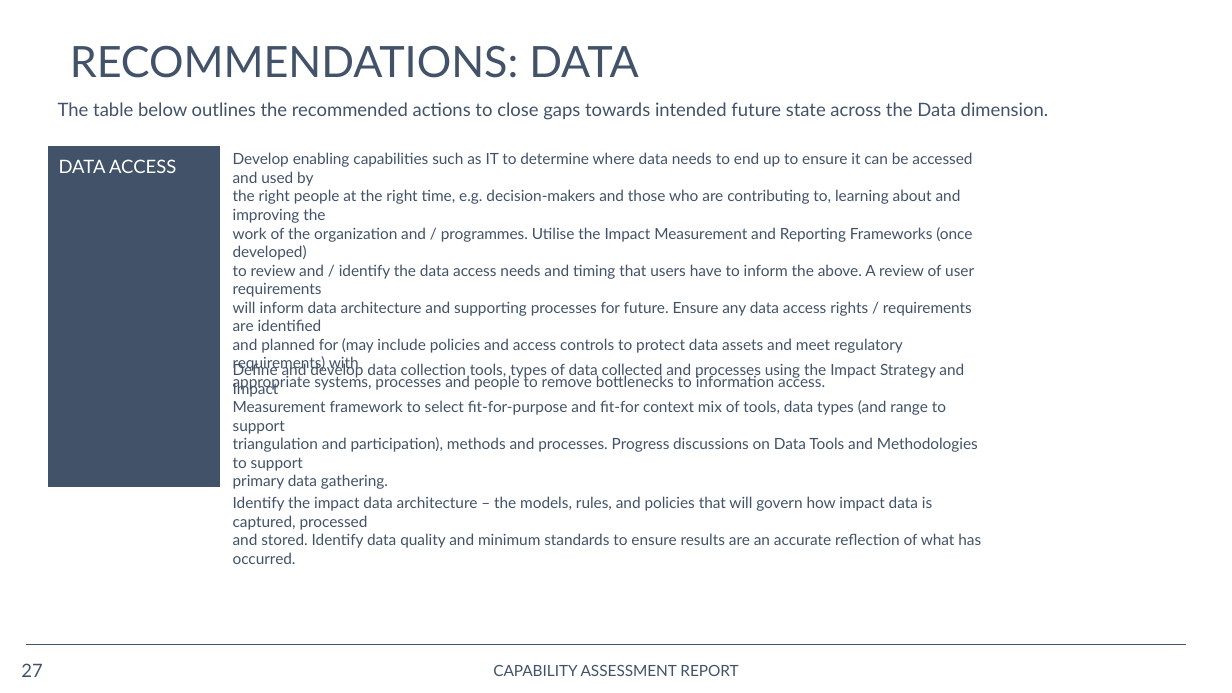
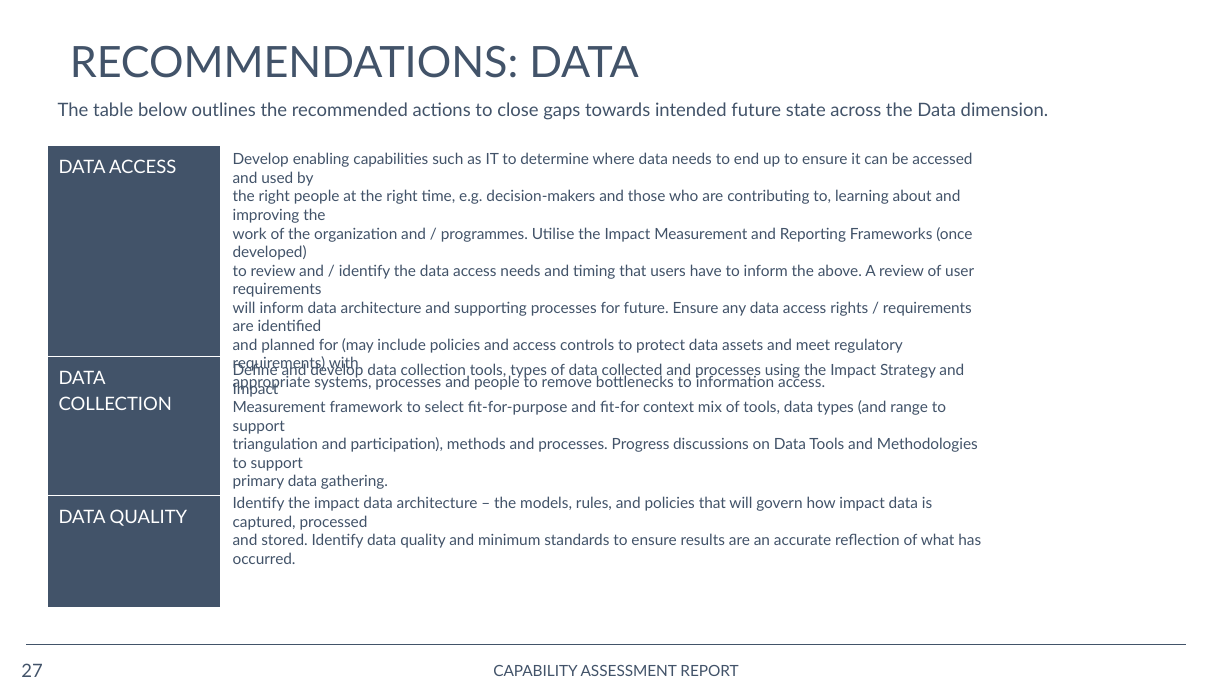
Before and after one commit to opus-meum/power-automate, a slide deck: slide 27 of Capability Assessment Report.pptx. Drawn at 1232x693 pixels with LibreOffice and Linux fonts; fonts in the diff are those of the drawing; background and template pictures are left out. Boxes give left, top, right and bottom in pixels: in the first picture for what was removed or moved away, otherwise in the second. Text is boxed around its words. In the diff, an @@ line names an element or a change of style, - is before the commit and + after.

```diff
--- a/Capability Assessment Report.pptx
+++ b/Capability Assessment Report.pptx
@@ table at [48,145,1187,608] @@
+row 2: DATA COLLECTION | 
+row 3: DATA QUALITY | 
```
Also in this commit, not shown: 13 other slides changed, 1 slide removed, 1 other file.
